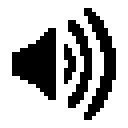
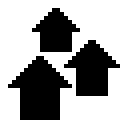
The second 128 × 128 image is a revision of the first. Changes to its layers:
hid "unmuted" over [12, 8, 116, 120]
added layer "town" above "portal" over [8, 8, 120, 120]
hid "Layer 0" over [8, 8, 120, 120]
